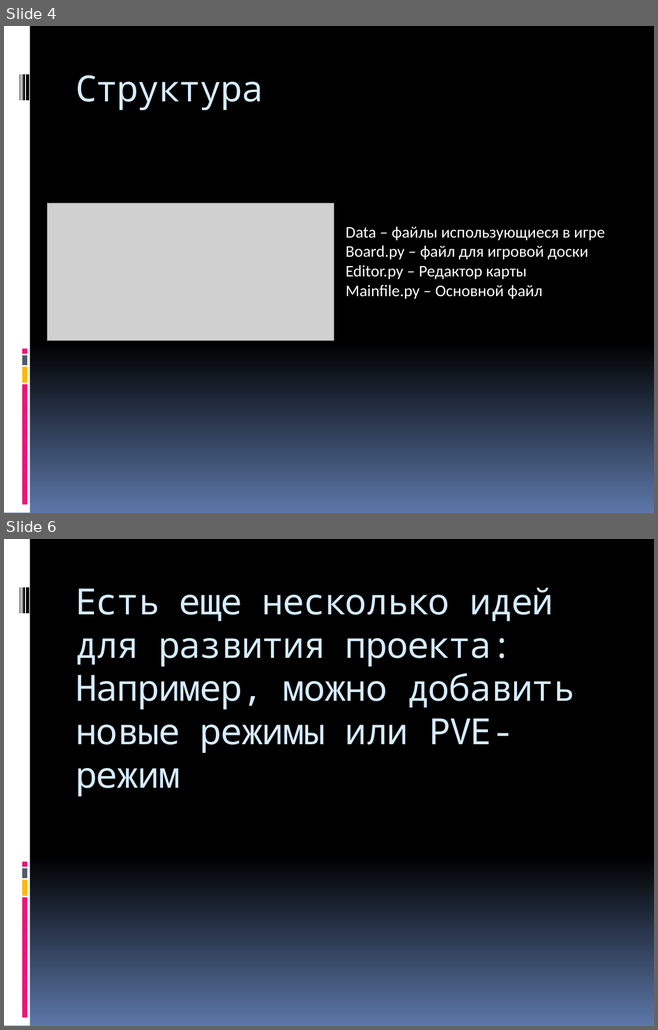
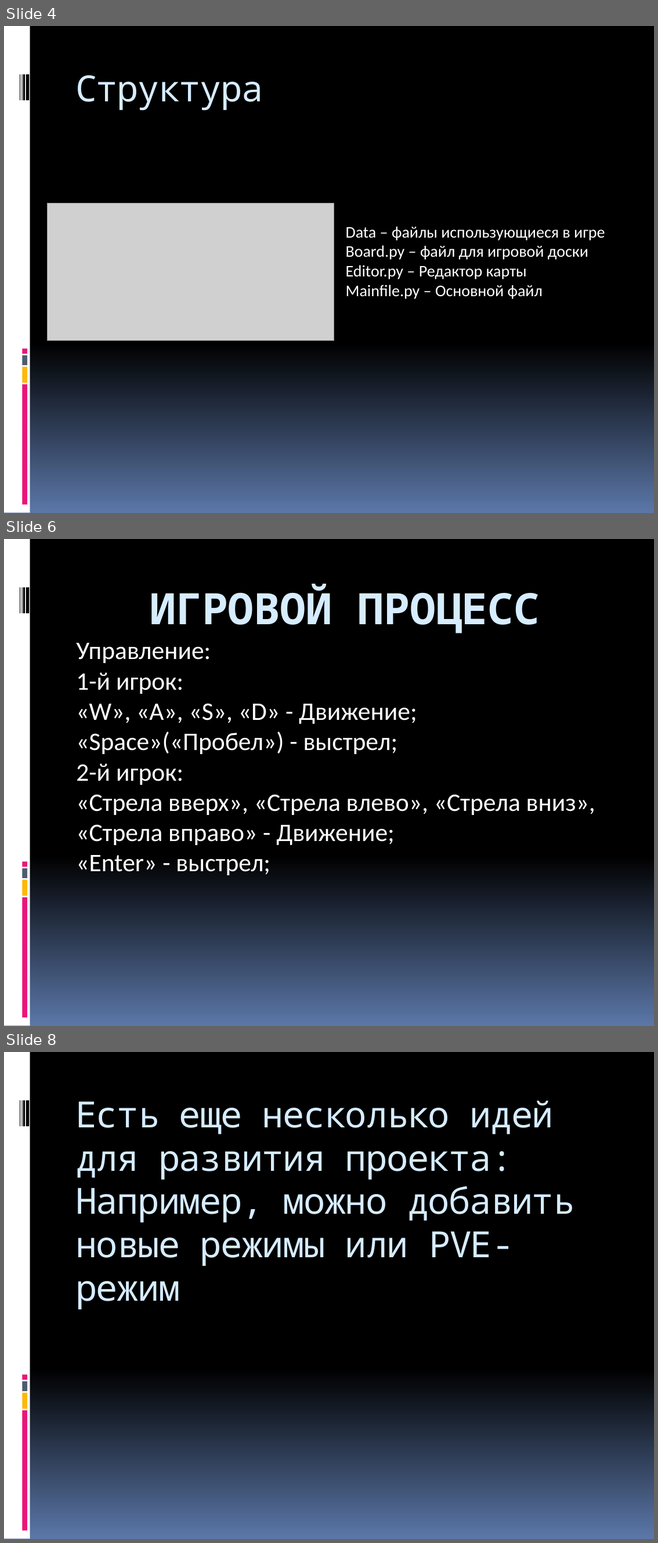
Before and after one commit to Shadowlucky/PanzerStorm, a slide deck: О проекте/PanzerStorm.pptx. Shown one above the other, each under a label of ours: slides 4 and 6 before the commit, slides 4, 6 and 8 after it; the slides between them are not shown. The pictures are 658x1030 and 658x1543 pixels, drawn with LibreOffice and Linux fonts; fonts in the diff are those of the drawing; grey boxes stand for pictures. Boxes give left, top, right and bottom in pixels: in the first picture for what was removed or moved away, otherwise in the second. Text is boxed around its words. In the diff, an @@ line names an element or a change of style, - is before the commit and + after.

```diff
--- a/О проекте/PanzerStorm.pptx
+++ b/О проекте/PanzerStorm.pptx
@@ slide 6 added at (4, 539, 654, 1026), background gradient #000000 to #5B77A8; not listed: 9 template elements that a slide beside it also shows @@
@@ title added at (150, 584, 540, 634), 48 pt, text #D6ECFF, bold @@
+ИГРОВОЙ ПРОЦЕСС
@@ subtitle added at (76, 672, 595, 875), 28 pt, text #FFFFFF @@
+Управление:
+1-й игрок:
+«W», «A», «S», «D» - Движение;
+«Space»(«Пробел») - выстрел;
+2-й игрок:
+«Стрела вверх», «Стрела влево», «Стрела вниз», «Стрела вправо» - Движение;
+«Enter» - выстрел;
@@ what was slide 6 is now slide 8 @@
```
Also in this commit, not shown: 2 slides changed, 1 other slide added.
